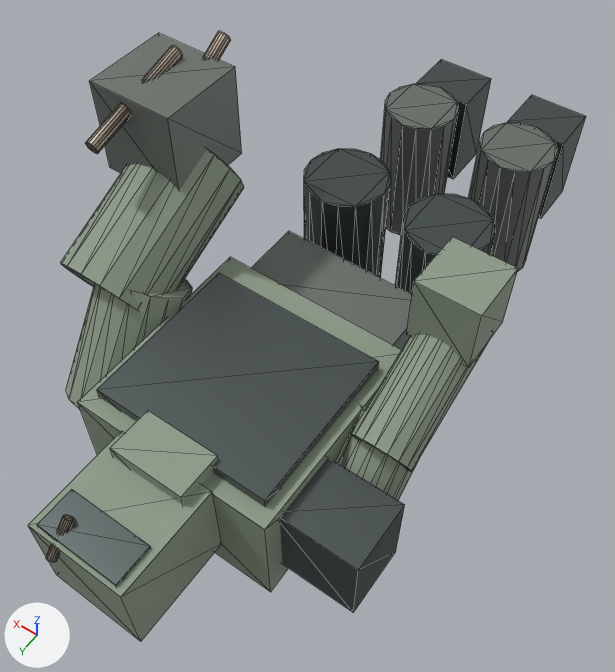
One commit to the glTF model assets/3d/zombies/zombie_heavy.glb: the scene before it, then after it.
Both versions are drawn from a 50 mm camera at (-0.79, 2.197, 1.805) aimed at (-0.008, 1.102, 0.085). Every picture has the same lights, and +X, +Y and +Z are marked at lower left. The first picture is the older version. Mesh edges are drawn as thin lines. Vertices at exactly the same position are counted once.

The first picture shows 'Zombie_Heavy'.
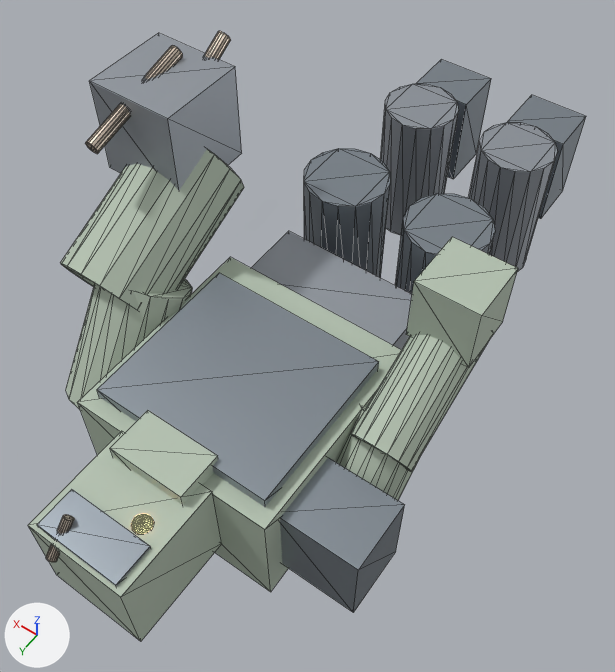
Where the change shows, as pixel boxes [x1, y1, x2, y2] in the pictures (615 x 672 px):
'Zombie_Heavy', recoloured, reshaped (lighter)
    both: [28, 31, 586, 641]
part 1 of me_cube, added
    after: [132, 514, 153, 533]

The edits, one by one:
Material 'Mat_BruteSkin' (mat_mat_bruteskin) changes colour from grey #909e8b to light grey #b5c2b1; in linear values from (0.28, 0.34, 0.26) to (0.46, 0.54, 0.44).
Material 'Mat_BruteArmor' (mat_mat_brutearmor) changes colour from dark grey #596161 to grey #9099a2; in linear values from (0.1, 0.12, 0.12) to (0.28, 0.32, 0.36).
Material 'Mat_RebarSpike' (mat_mat_rebarspike) changes colour from beige #ada090 to pale yellow #d3c4b3; in linear values from (0.42, 0.35, 0.28) to (0.65, 0.55, 0.45).
Material 'Mat_ArmoredPlates' (mat_mat_armoredplates) changes colour from grey #767c76 to grey #a0a6ad; in linear values from (0.18, 0.2, 0.18) to (0.35, 0.38, 0.42).
Material 'Mat_BruteEyes' (mat_mat_bruteeyes) is new.
Its base color is (1.0, 0.4, 0.1) (orange #ffaa59).
Its roughness is 0.2.
Its emission color is (1.0, 0.4, 0.1) (orange #ffaa59).
Its emission strength is 4.0.
me_cube is used by ob_zombie_heavy; location (0.0, 1.76, 0.05).
me_cube had 448 vertices, 804 faces and spanned x -0.47..0.6, y -1.76..0.16, z -0.28..0.6.
me_cube now has 626 vertices, 1156 faces and spans x -0.47..0.6, y -1.76..0.16, z -0.28..0.6.
me_cube part 1: a new loose piece, a UV sphere (16 segments, 12 rings, poles along z) spanning x -0.084..-0.036, y -0.024..0.024, z 0.096..0.144, in mat_mat_bruteeyes (orange #ffaa59, glowing orange #ffaa59).
me_cube gains material mat_mat_bruteeyes (orange #ffaa59, glowing orange #ffaa59).
